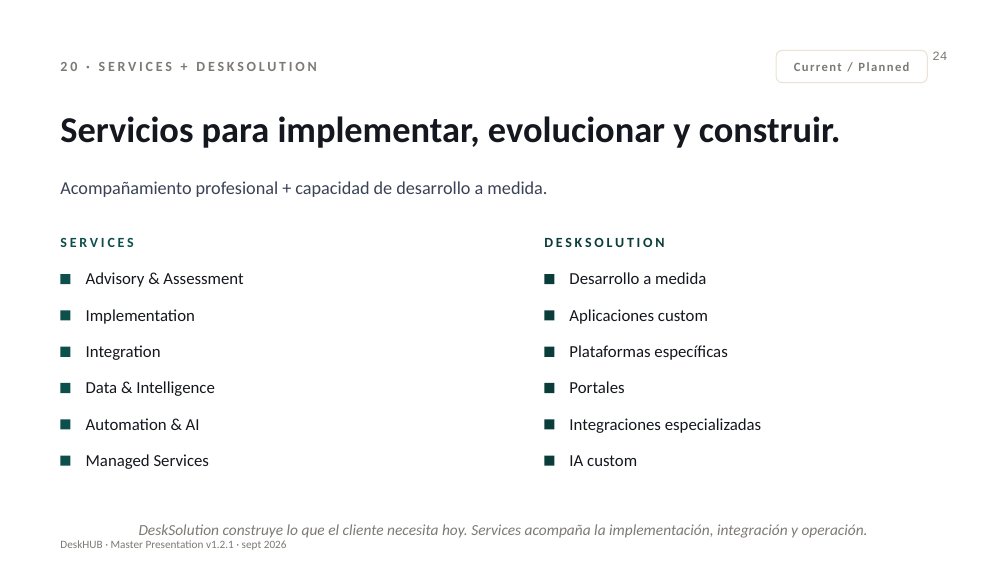
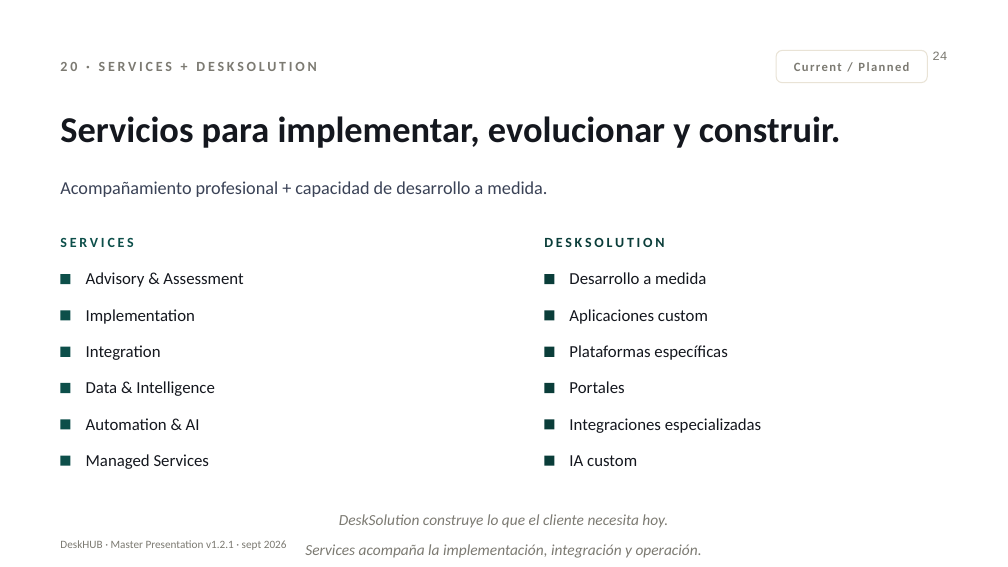
Before and after one commit to vmromanlara/deskhub-web, a slide deck: slide 20 of presentations/DESKHUB_MASTER_PRESENTATION_v1.2.1.pptx. Drawn at 1008x567 pixels with LibreOffice and Linux fonts; fonts in the diff are those of the drawing. Boxes give left, top, right and bottom in pixels: in the first picture for what was removed or moved away, otherwise in the second. Text is boxed around its words. In the diff, an @@ line names an element or a change of style, - is before the commit and + after.

```diff
--- a/presentations/DESKHUB_MASTER_PRESENTATION_v1.2.1.pptx
+++ b/presentations/DESKHUB_MASTER_PRESENTATION_v1.2.1.pptx
@@ text at (339, 514, 668, 528): text changed @@
-DeskSolution construye lo que el cliente necesita hoy. Services acompaña la implementación, integración y operación.
+DeskSolution construye lo que el cliente necesita hoy.
@@ text added at (305, 544, 702, 558), 11 pt, text #7C7A72, italic @@
+Services acompaña la implementación, integración y operación.
```
Also in this commit, not shown: 2 other slides changed, 13 other files.
